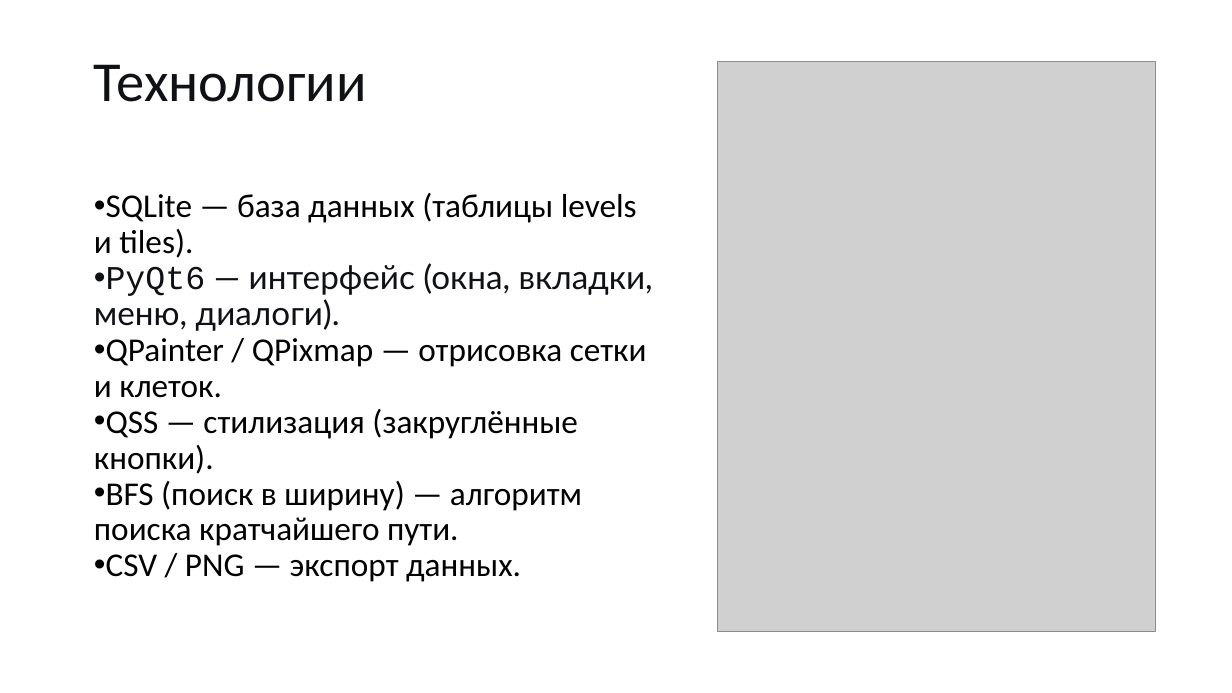
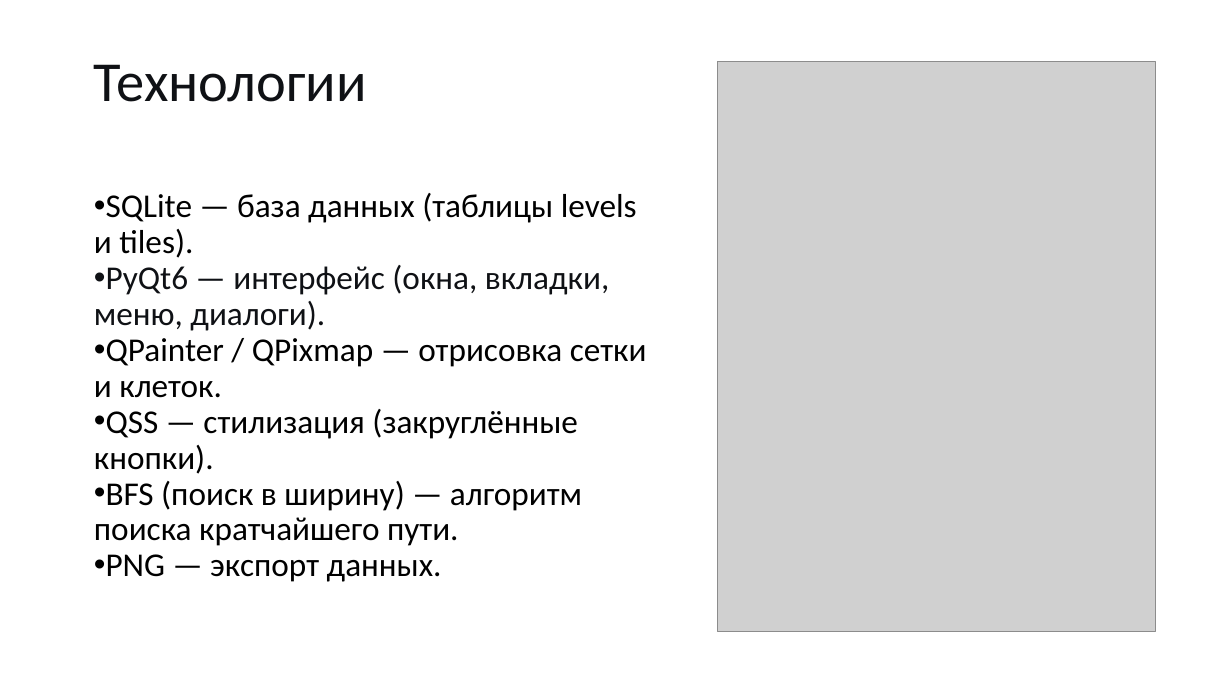
Before and after one commit to skorpu5C5D4A5B/projectQT, a slide deck: slide 3 of QTProject (2).pptx. Drawn at 1232x693 pixels with LibreOffice and Linux fonts; fonts in the diff are those of the drawing; grey boxes stand for pictures. Boxes give left, top, right and bottom in pixels: in the first picture for what was removed or moved away, otherwise in the second. Text is boxed around its words. In the diff, an @@ line names an element or a change of style, - is before the commit and + after.

```diff
--- a/QTProject (2).pptx
+++ b/QTProject (2).pptx
@@ text at (x1=94, y1=265, x2=609, y2=331): font Courier New to Calibri in "PyQt6"; font Lato to Calibri in "— интерфейс (окна, вкладки, меню, диалоги)." @@
@@ text at (x1=106, y1=554, x2=442, y2=582): text changed @@
-• CSV / PNG — экспорт данных.
+• PNG — экспорт данных.
```
